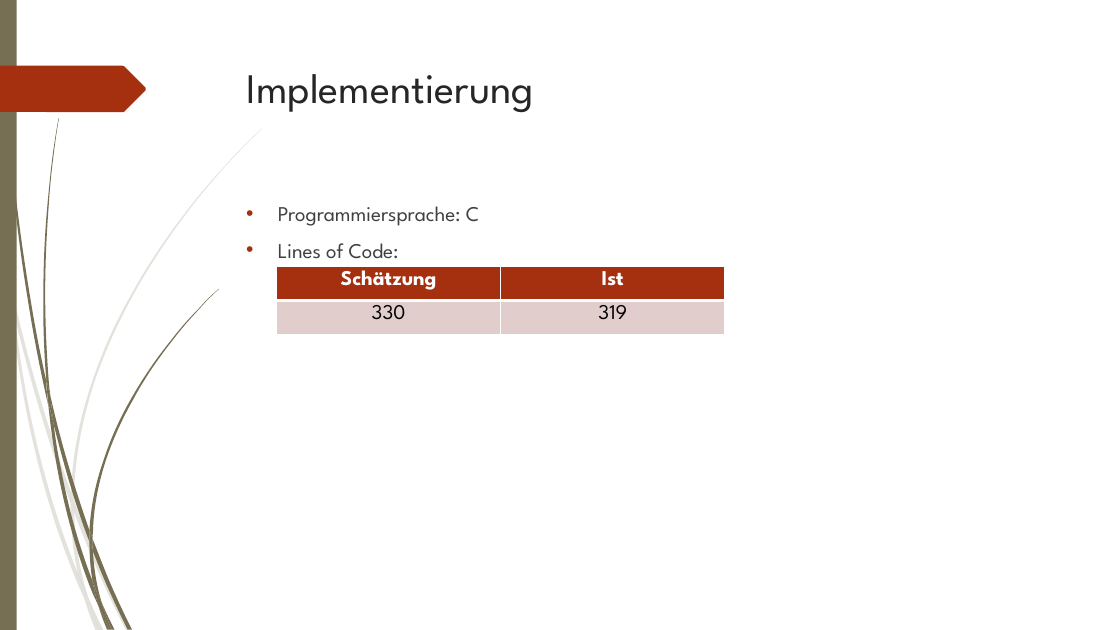
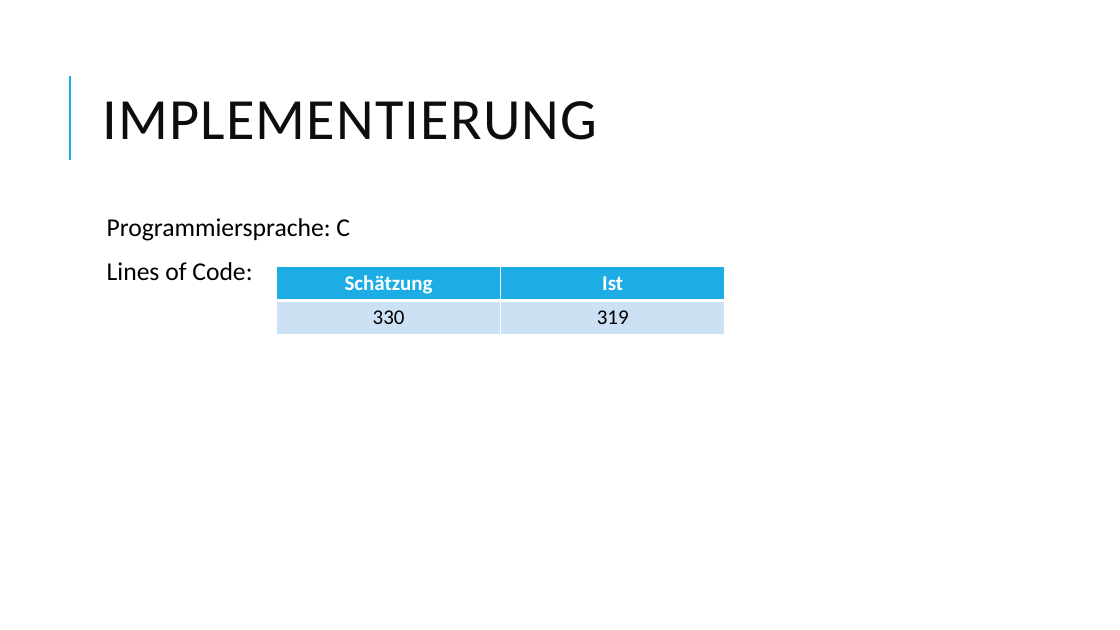
Before and after one commit to johannesdhbw/MC_Projekt, a slide deck: slide 11 of Präsentation/Microcomputertechnik.pptx (slide 10 before the commit). Drawn at 1120x630 pixels with LibreOffice and Linux fonts; fonts in the diff are those of the drawing. Boxes give left, top, right and bottom in pixels: in the first picture for what was removed or moved away, otherwise in the second. Text is boxed around its words. In the diff, an @@ line names an element or a change of style, - is before the commit and + after.

```diff
--- a/Präsentation/Microcomputertechnik.pptx
+++ b/Präsentation/Microcomputertechnik.pptx
@@ rectangle removed at (0,0,17,630) @@
@@ title "IMPLEMENTIERUNG" at (102,101,597,140): vertical alignment top to middle @@
@@ freeform shape removed at (0,66,146,112) @@
@@ line added from (70, 160) to (70, 76), #1CADE4 1.5 pt @@
@@ title at (102,101,597,140): text changed; size 36 to 50 pt; font League Spartan to Calibri; text colour #262626 to #0D0D0D @@
-Implementierung
+IMPLEMENTIERUNG
@@ text "Programmiersprache: C": place and size @@
-text "Programmiersprache: C" at (278,206,479,259)
+text "Programmiersprache: C" at (107,218,350,280)
@@ text "Programmiersprache: C" at (107,218,350,280): size 18 to 22 pt, font League Spartan to Calibri, text colour #404040 to #000000; bullet • to  ; line spacing 1 to 0.9; more space between paragraphs; bullet colour #A53010 to #1CADE4 @@
@@ table at (276,266,725,334) @@
@@ fill #A53010 to #1CADE4 in row 1 @@
@@ fill #E1CDCC to #CDE3F5 in row 2 @@
@@ font League Spartan to Calibri @@
@@ group removed at (0,129,262,630): 10 freeform shapes @@
@@ group removed at (3,0,218,630): 12 freeform shapes @@
```
Also in this commit, not shown: 10 other slides changed, 1 slide added, 4 other files.
